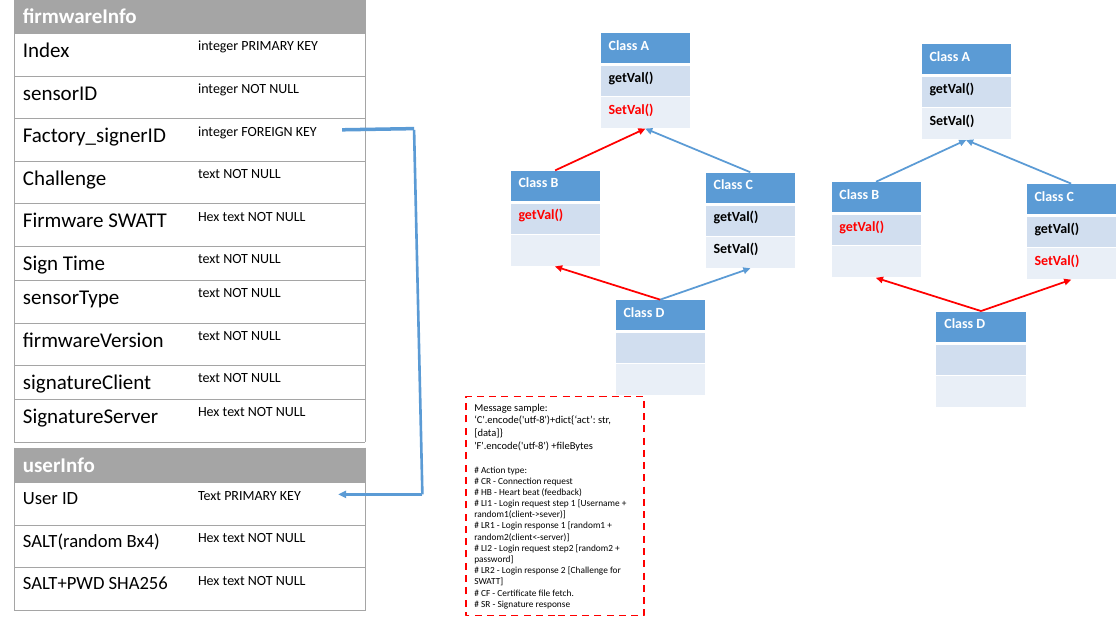
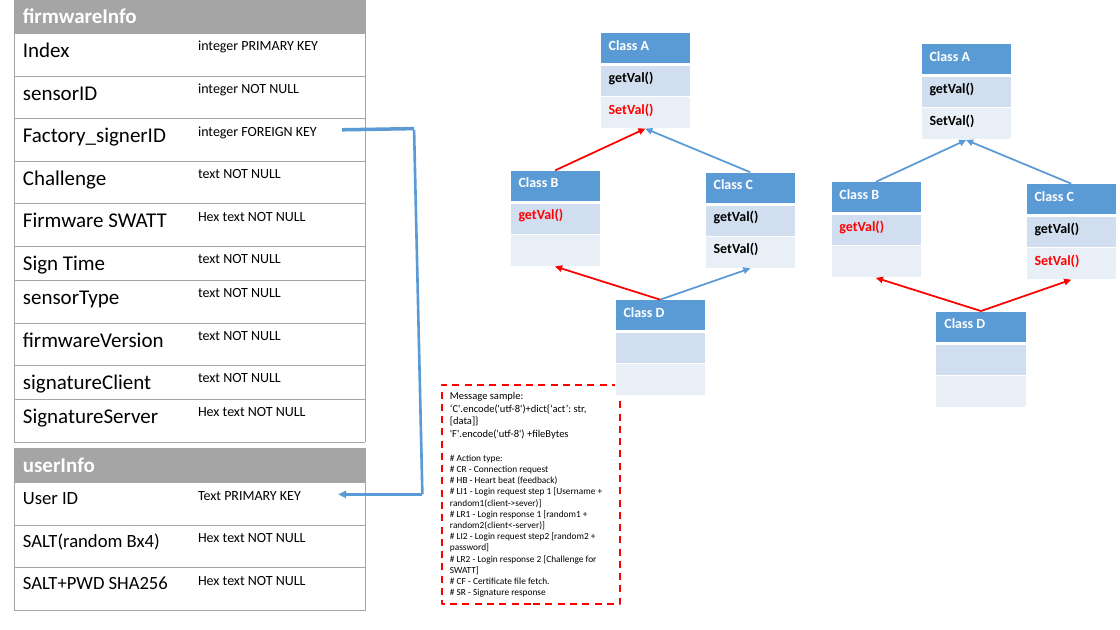
Before and after one commit to LiuYuancheng/Xandar_Sensor_IOT, a slide deck: slide 2 of doc/firmwaresignWF.pptx. Drawn at 1120x630 pixels with LibreOffice and Linux fonts; fonts in the diff are those of the drawing. Boxes give left, top, right and bottom in pixels: in the first picture for what was removed or moved away, otherwise in the second. Text is boxed around its words. In the diff, an @@ line names an element or a change of style, - is before the commit and + after.

```diff
--- a/doc/firmwaresignWF.pptx
+++ b/doc/firmwaresignWF.pptx
@@ rectangle "Message sample:": place and size @@
-rectangle "Message sample:" at (466, 397, 644, 616)
+rectangle "Message sample:" at (442, 385, 620, 604)
```
Also in this commit, not shown: 2 other slides changed, 1 slide added, 1 other file.
